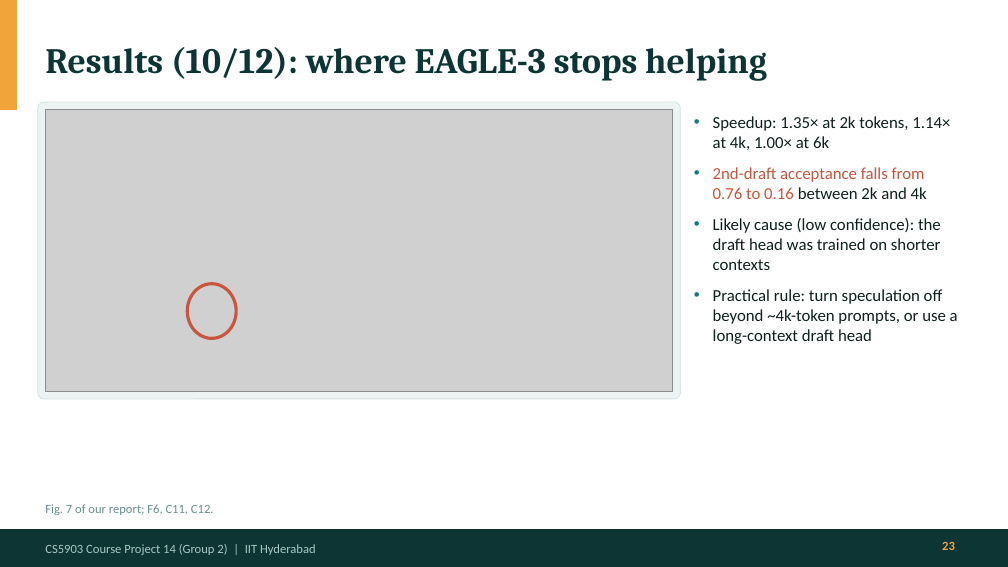
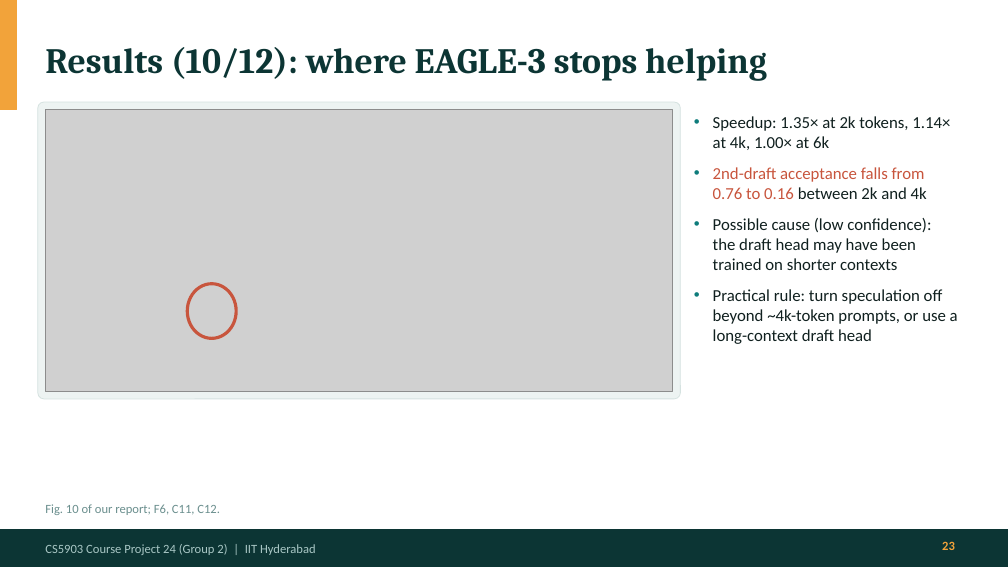
Before and after one commit to Panshul-Jindal/SpeedingUpLLMInference, a slide deck: slide 23 of docs/presentation/LLM_Serving_Final_Presentation.pptx. Drawn at 1008x567 pixels with LibreOffice and Linux fonts; fonts in the diff are those of the drawing; grey boxes stand for pictures. Boxes give left, top, right and bottom in pixels: in the first picture for what was removed or moved away, otherwise in the second. Text is boxed around its words. In the diff, an @@ line names an element or a change of style, - is before the commit and + after.

```diff
--- a/docs/presentation/LLM_Serving_Final_Presentation.pptx
+++ b/docs/presentation/LLM_Serving_Final_Presentation.pptx
@@ text at <box>713,218,931,270</box>: text changed @@
-• Likely cause (low confidence): the draft head was trained on shorter contexts
+• Possible cause (low confidence): the draft head may have been trained on shorter contexts
@@ text at <box>45,504,220,515</box>: text changed @@
-Fig. 7 of our report; F6, C11, C12.
+Fig. 10 of our report; F6, C11, C12.
@@ text at <box>45,544,316,555</box>: text changed @@
-CS5903 Course Project 14 (Group 2) | IIT Hyderabad
+CS5903 Course Project 24 (Group 2) | IIT Hyderabad
```
Also in this commit, not shown: 27 other slides changed, 1 other file.
